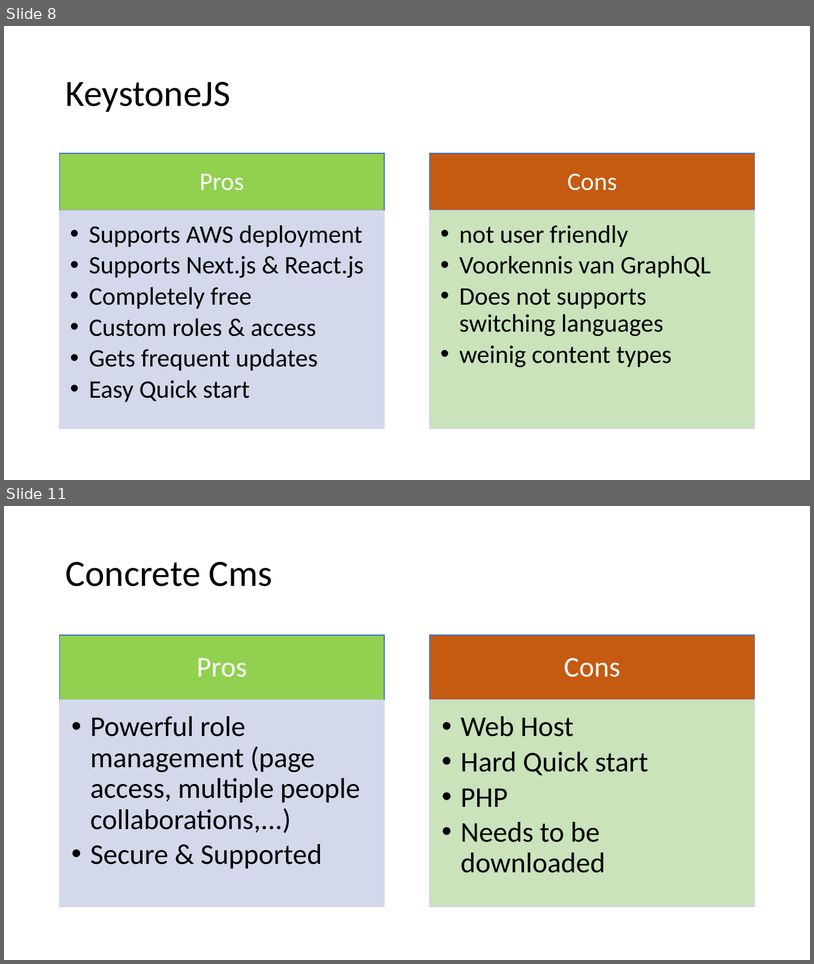
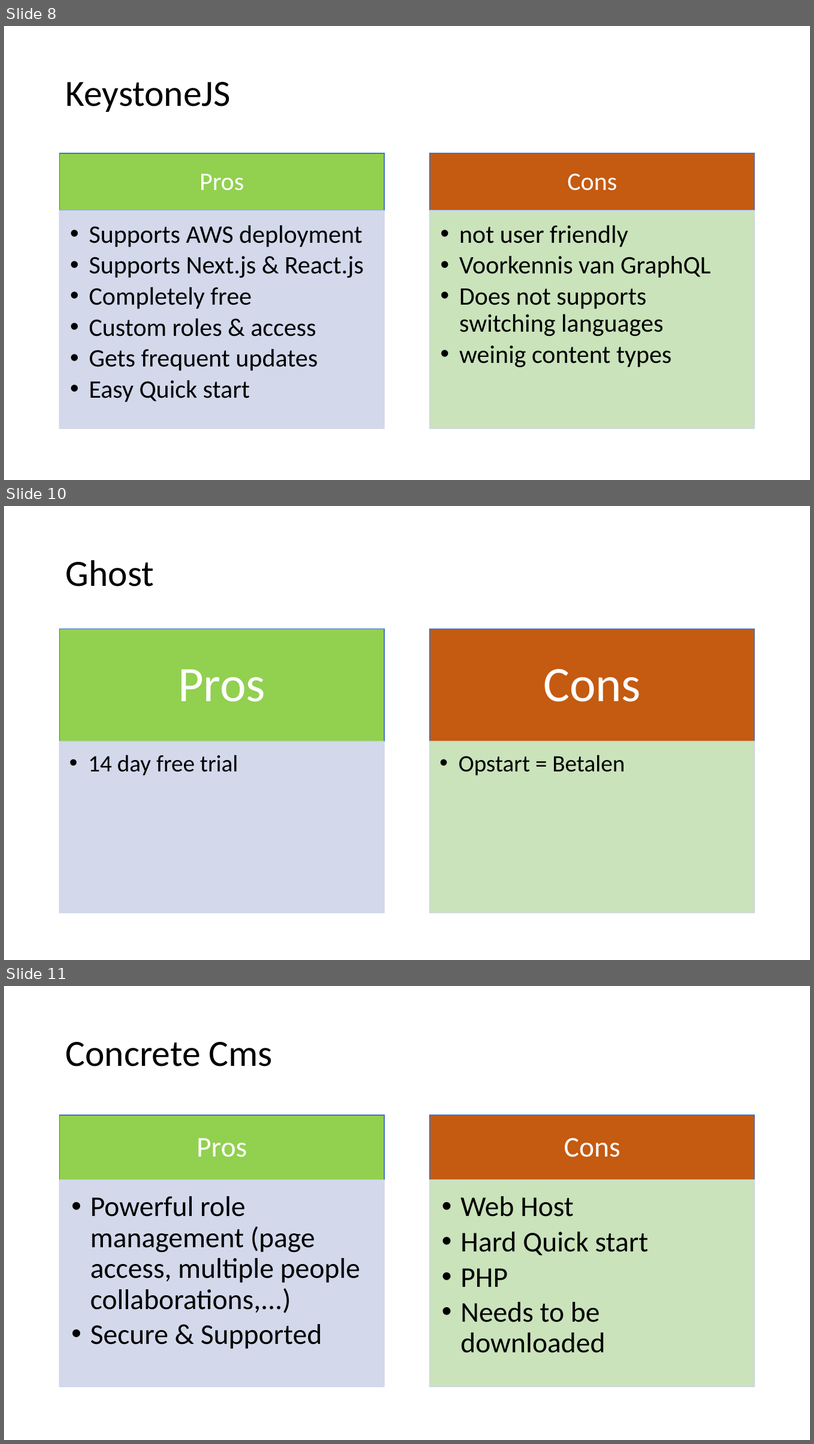
Before and after one commit to mohammedOulad/Bloomup, a slide deck: Headless CMS.pptx. Shown one above the other, each under a label of ours: slides 8 and 11 before the commit, slides 8, 10 and 11 after it; the slides between them are not shown. The pictures are 814x964 and 814x1444 pixels, drawn with LibreOffice and Linux fonts; fonts in the diff are those of the drawing. Boxes give left, top, right and bottom in pixels: in the first picture for what was removed or moved away, otherwise in the second. Text is boxed around its words. In the diff, an @@ line names an element or a change of style, - is before the commit and + after.

```diff
--- a/Headless CMS.pptx
+++ b/Headless CMS.pptx
@@ slide 10 added at bbox=[4, 506, 810, 960], background #FFFFFF @@
@@ title added at bbox=[65, 560, 154, 586], 44 pt, text #000000 @@
+Ghost
@@ group added at bbox=[60, 629, 755, 913]: 4 rectangles, 4 texts @@
+Pros
+  • 14 day free trial
+Cons
+  • Opstart = Betalen
```
Also in this commit, not shown: 5 slides changed, 1 slide removed, 6 other files.
